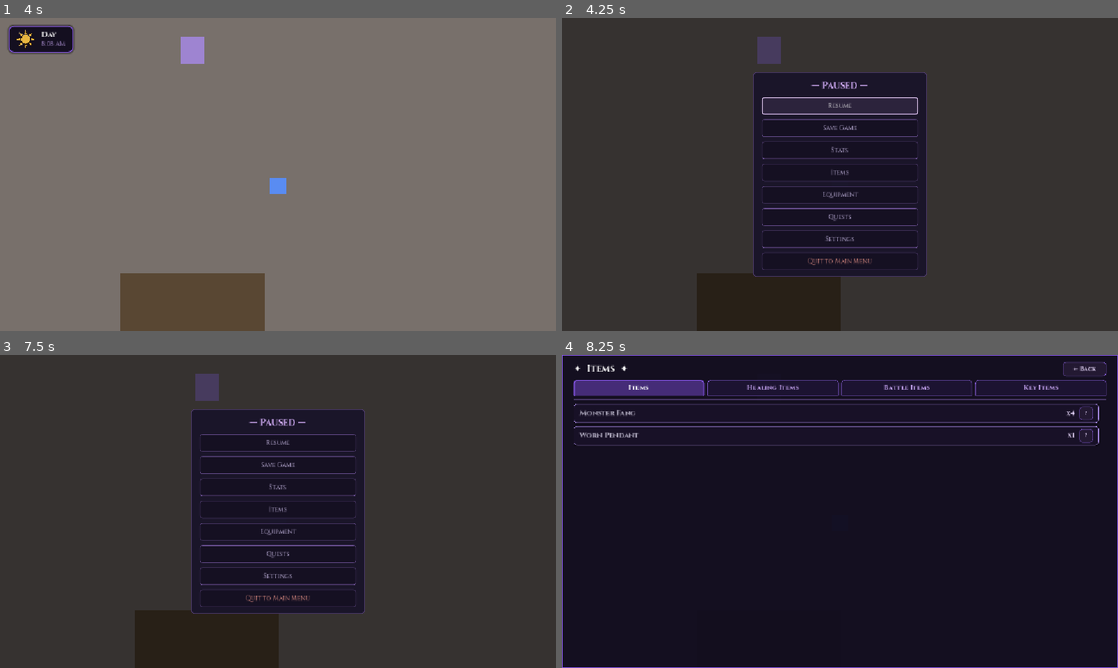
Above: before the commit, frames 1-4 (two rows, left to right).
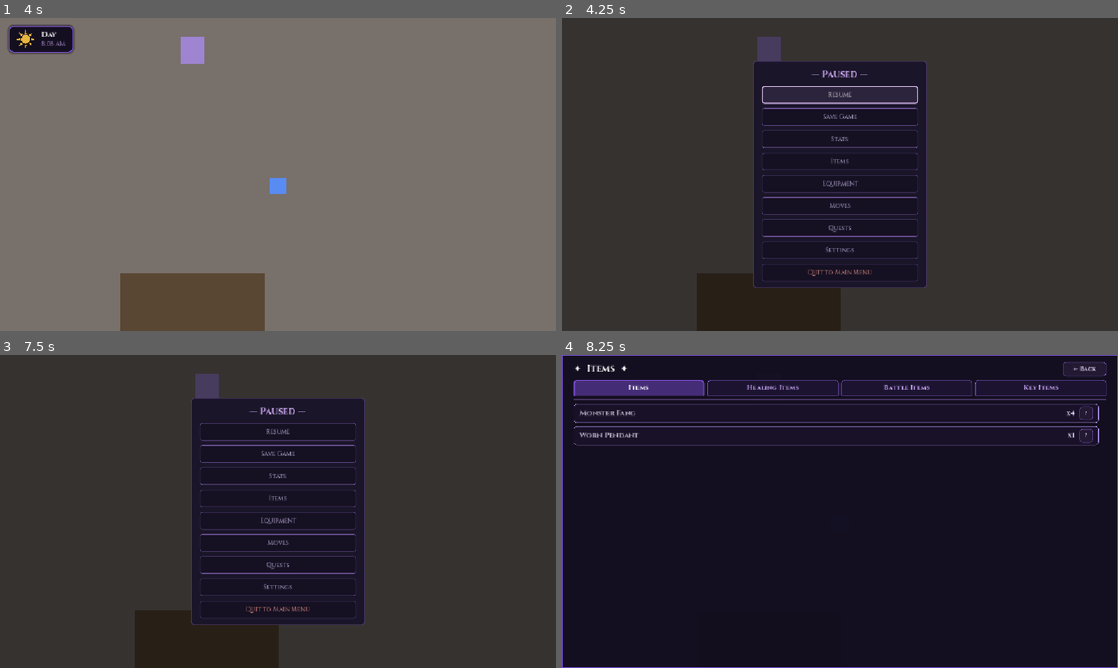
Above: after the commit, the same moments.

Repository: aJAYGamin/fantasy-rpg
Game: Godot game, scene res://scenes/WestTownInterior.tscn
The game is run twice, just before and just after one commit, with the same random seed, the same clock (stepped at 60 frames per second) and the same inputs. This scene is started directly instead of the project's main scene. Sound files missing from this copy of the repository are replaced by a short silence.
Inputs (mouse positions are in pixels of both pictures, inside the frame that each line leads up to):
- Up to frame 1 (4 s): tap Enter (confirm) at 0.5, 2, 3.5 s; move the mouse to (400, 158) at 0.52 s; hold D (move_right) 0.53-1.25 s; hold Enter (confirm) 0.53-1.25 s; click (400, 158) at 0.67 s; tap Space at 0.77, 3.77 s; drag from (166, 190) to (216, 49) at 1.27 s; move the mouse to (333, 105) at 2.02 s; hold D (move_right) 2.03-2.75 s; hold Enter (confirm) 2.03-2.75 s; tap Backspace at 2.1 s; click (333, 105) at 2.17 s; drag from (250, 237) to (111, 127) at 2.77 s; move the mouse to (444, 221) at 3.52 s; hold A (move_left) from 3.53 s (still down); hold Enter (confirm) from 3.53 s (still down); tap E at 3.6 s; click (444, 221) at 3.67 s
- Up to frame 2 (4.25 s): keep holding A (move_left); keep holding Enter (confirm); tap Escape (cancel) at 4.15 s
- Up to frame 3 (7.5 s): release A (move_left) at 4.25 s; release Enter (confirm) at 4.25 s; click "Stats" at 4.25 s; click "Aria" at 5 s; click "Kael" at 5.75 s; click "Lyra" at 6.5 s; click "← Back" at 7.25 s
- Up to frame 4 (8.25 s): click "Items" at 8 s

Frame 1 is identical in both runs. In frame 2, 5.8% of the frame differs, in the area x 34-66%, y 13-87%; in frame 3, 5.2%; in frame 4, nothing differs.

Commit message:
Loadout screen, campfire scene, and the two ways to change moves
The visible half of the moveset feature.

- LoadoutScreen: four attack and four special slots beside the character's
  learned pool. Interaction is select-then-act (pick a slot, then a move, or a
  second slot to reorder) rather than drag-and-drop, so mouse, keyboard and
  controller all work the same way. The pool list filters to the selected
  slot's category, so it never offers a move that would be refused. Permissions
  come entirely from LoadoutEditor, so one screen serves all three surfaces.
- RestScreen: fades in over the overworld, offers Rest or Learn/Forget Moves,
  and for a rest asks which phase of day to sleep until, then reports the heal
  before fading back. Uses assets/props/static/campfire.png as a stand-in
  backdrop until real art arrives (one constant to swap).
- Campfire: reads "✦ Rest" when usable and "Cannot rest now" on cooldown, so
  the rule is learned from the world. Interacting while on cooldown does
  nothing rather than opening a dialogue to refuse — the prompt already said so.
- MoveTrainer: greets, then opens the screen unlimited, matching Shopkeeper's
  greet-then-open pattern.
- Pause menu gains a Moves page: look and reorder freely, but changing WHICH
  moves are carried stays reserved for a camp or trainer.
- NPC.prompt_text is now overridable via current_prompt(), refreshed each time
  the tags show so state-dependent prompts are correct on approach.

Two bugs caught and fixed before they shipped: _build() reset the selection,
which would have wiped the slot the instant it was clicked and broken the whole
flow; and LoadoutScreen unpaused the tree unconditionally on exit, which would
have resumed play underneath the still-open pause menu. It now only unpauses if
it was the one that paused.

Verified by driving the real screens: selection persists, a swap charges
exactly one, reordering charges nothing, pause mode is rearrange-only, and
resting advances the clock and heals.

Tests: 2203 passing.

Co-Authored-By: Claude Opus 5 <noreply@anthropic.com>

Diff:
--- a/new-game-project/scripts/PauseMenu.gd
+++ b/new-game-project/scripts/PauseMenu.gd
@@ -138,6 +138,22 @@
 	screen.setup(GameManager.party)
 	call_deferred("_focus_sub_view")
 
+# Moves is a look-and-reorder page: the player can see every move they know and
+# reorder the slots freely, but changing WHICH moves are carried is deliberately
+# reserved for a camp or a town trainer.
+func _open_moves() -> void:
+	if GameManager.party.is_empty():
+		show_toast("No party yet.", true)
+		return
+	if _main_content and is_instance_valid(_main_content):
+		_main_content.hide()
+	var screen := LoadoutScreen.new()
+	_sub_view = screen
+	screen.back_requested.connect(_dismiss_sub_view)
+	add_child(screen)
+	screen.setup(LoadoutEditor.Mode.PAUSE)
+	call_deferred("_focus_sub_view")
+
 # Opens the Quests screen as a sub-view (replace-don't-stack). No party guard —
 # quests are global state.
 func _open_quests() -> void:
@@ -205,6 +221,7 @@
 	v.add_child(_menu_button("Stats", _open_stats))
 	v.add_child(_menu_button("Items", _open_items))
 	v.add_child(_menu_button("Equipment", _open_equipment))
+	v.add_child(_menu_button("Moves", _open_moves))
 	v.add_child(_menu_button("Quests", _open_quests))
 	v.add_child(_menu_button("Settings", _open_settings))
 	v.add_child(_menu_button("Quit to Main Menu", _on_quit, true))
--- /dev/null
+++ b/new-game-project/scripts/overworld/Campfire.gd
@@ -0,0 +1,36 @@
+class_name Campfire
+extends NPC
+
+## A small rest area. Reads "✦ Rest" when usable and "Cannot rest now" while on
+## cooldown, so the player learns the rule from the world rather than from a
+## menu. Interacting opens the campfire scene (RestScreen).
+##
+## Availability is global, not per-campfire: one rest, then five battles before
+## the next. That means the prompt is honest wherever the player is standing.
+
+func _ready() -> void:
+	npc_name = ""                 # a campfire has no name tag, only a prompt
+	prompt_text = "✦ Rest"
+	super._ready()
+
+func current_prompt() -> String:
+	if GameManager.can_rest():
+		return prompt_text
+	return GameManager.rest_unavailable_text()
+
+func interact() -> void:
+	if not GameManager.can_rest():
+		# Nothing opens; the floating prompt already says why, and a dialogue box
+		# for a refusal would be more friction than information.
+		return
+	var layer := CanvasLayer.new()
+	layer.layer = 80
+	var screen := RestScreen.new()
+	layer.add_child(screen)
+	get_tree().current_scene.add_child(layer)
+	screen.setup()
+	screen.finished.connect(func():
+		if is_instance_valid(layer):
+			layer.queue_free()
+		# The prompt flips to "Cannot rest now" the moment the rest is spent.
+		_update_tags())
--- /dev/null
+++ b/new-game-project/scripts/overworld/MoveTrainer.gd
@@ -0,0 +1,43 @@
+class_name MoveTrainer
+extends NPC
+
+## A town/city NPC who rearranges a character's moves as often as the player
+## likes — the unrestricted counterpart to a campfire.
+##
+## Greets first, then opens the loadout screen when the dialogue closes, the
+## same pattern Shopkeeper uses so talking to anyone feels consistent.
+
+var _opening: bool = false
+
+func _ready() -> void:
+	prompt_text = "✦ Talk"
+	super._ready()
+	DialogueManager.dialogue_ended.connect(_on_dialogue_ended)
+
+func interact() -> void:
+	_opening = true
+	var greeting: Array[String] = []
+	for line in lines:
+		greeting.append(line)
+	if greeting.is_empty():
+		greeting.append("Your techniques are yours to arrange. Tell me what you'd carry.")
+	DialogueManager.play_lines(npc_name, greeting)
+
+func _on_dialogue_ended() -> void:
+	# Only the trainer the player actually spoke to has _opening set, so other
+	# trainers in the scene ignore this shared signal.
+	if not _opening:
+		return
+	_opening = false
+	_open_loadout()
+
+func _open_loadout() -> void:
+	var layer := CanvasLayer.new()
+	layer.layer = 80
+	var screen := LoadoutScreen.new()
+	layer.add_child(screen)
+	get_tree().current_scene.add_child(layer)
+	screen.setup(LoadoutEditor.Mode.TRAINER)
+	screen.closed.connect(func():
+		if is_instance_valid(layer):
+			layer.queue_free())
--- a/new-game-project/scripts/overworld/NPC.gd
+++ b/new-game-project/scripts/overworld/NPC.gd
@@ -15,6 +15,10 @@
 @export var dialogue_nodes: Array = []
 @export var body_size: Vector2 = Vector2(48, 56)
 @export var interact_radius: float = 76.0
+## Floating prompt shown in range. Overridable per instance, and a subclass can
+## override current_prompt() to make it reflect state (a campfire on cooldown
+## reads differently from one ready to use).
+@export var prompt_text: String = "✦ Talk"
 @export var body_color: Color = Color(0.62, 0.52, 0.82)
 
 # Waypoint marker colours (match the Quests menu): pastel yellow = story quest,
@@ -53,7 +57,7 @@
 	_name_lbl.visible = false
 	add_child(_name_lbl)
 
-	_prompt = _world_label("✦ Talk", 13, BattleUITheme.TEXT_ACCENT)
+	_prompt = _world_label(current_prompt(), 13, BattleUITheme.TEXT_ACCENT)
 	_prompt.position = Vector2(-90, -body_size.y * 0.5 - 46)
 	_prompt.visible = false
 	add_child(_prompt)
@@ -100,11 +104,18 @@
 # Name + prompt are visible together only when the player is close and no dialogue
 # is running. Accepts an optional arg so it can connect to both dialogue signals
 # (dialogue_started passes an id; dialogue_ended passes nothing).
+## What the floating prompt reads. Subclasses override this to reflect state.
+func current_prompt() -> String:
+	return prompt_text
+
 func _update_tags(_unused = null) -> void:
 	var show_tags: bool = _player_in_range and not DialogueManager.is_active()
 	if _name_lbl:
 		_name_lbl.visible = show_tags
 	if _prompt:
+		# Refreshed every time rather than once at build, so a state-dependent
+		# prompt is correct the moment the player walks up.
+		_prompt.text = current_prompt()
 		_prompt.visible = show_tags
 
 # Shows + colours the floating waypoint marker for whichever active quest (if any)
--- /dev/null
+++ b/new-game-project/scripts/ui/LoadoutScreen.gd
@@ -0,0 +1,306 @@
+class_name LoadoutScreen
+extends Control
+
+## The moveset screen: four attack and four special slots on the left, the rest
+## of the character's learned pool on the right.
+##
+## One screen serves three surfaces with different permissions (pause page,
+## campfire, town trainer) — all of which live in LoadoutEditor, so this file
+## only decides how things look and what is clickable.
+##
+## Interaction is select-then-act: click a slot to select it, then click a pool
+## move to put it there, or another slot to reorder. That works identically for
+## mouse, keyboard and controller, where drag-and-drop would not.
+
+signal closed
+## The pause menu drives its sub-views off this name; the campfire and trainer
+## use `closed`. Both fire, so either host can listen.
+signal back_requested
+
+const SLOT_H := 34
+
+var _editor: LoadoutEditor = null
+var _hero_index: int = 0
+var _selected_slot: int = -1
+var _selected_is_special: bool = false
+var _status: Label = null
+var _budget: Label = null
+## True only when THIS screen paused the tree. Opened from the pause menu the
+## game is already paused, and unpausing on exit would resume play underneath a
+## still-open menu.
+var _paused_by_me: bool = false
+
+func setup(mode: LoadoutEditor.Mode) -> void:
+	_editor = LoadoutEditor.new(mode)
+	process_mode = Node.PROCESS_MODE_ALWAYS
+	set_anchors_preset(Control.PRESET_FULL_RECT)
+	if not get_tree().paused:
+		get_tree().paused = true
+		_paused_by_me = true
+	_build()
+	GameManager.register_focus_scope(self)
+
+func _exit_tree() -> void:
+	GameManager.unregister_focus_scope(self)
+	if _paused_by_me and get_tree() != null:
+		get_tree().paused = false
+
+func _input(event: InputEvent) -> void:
+	if not visible:
+		return
+	if event.is_action_pressed("ui_cancel"):
+		_close()
+		get_viewport().set_input_as_handled()
+
+func _hero() -> Character:
+	var party := GameManager.party
+	if party.is_empty():
+		return null
+	return party[clampi(_hero_index, 0, party.size() - 1)]
+
+func _close() -> void:
+	closed.emit()
+	back_requested.emit()
+	queue_free()
+
+# --- build --------------------------------------------------------------------
+
+func _build() -> void:
+	for c in get_children():
+		remove_child(c)
+		c.queue_free()
+	# NOTE: the selection deliberately survives a rebuild. Clearing it here would
+	# wipe the slot the moment it was picked, since picking one triggers a
+	# rebuild to redraw the highlight and re-filter the pool list.
+
+	var screen := get_viewport_rect().size
+	var dim := ColorRect.new()
+	dim.color = Color(0, 0, 0, 0.62)
+	dim.set_anchors_preset(Control.PRESET_FULL_RECT)
+	dim.custom_minimum_size = screen
+	dim.mouse_filter = Control.MOUSE_FILTER_STOP
+	add_child(dim)
+
+	var center := CenterContainer.new()
+	center.set_anchors_preset(Control.PRESET_FULL_RECT)
+	center.custom_minimum_size = screen
+	add_child(center)
+
+	var panel := BattleUITheme.make_panel()
+	panel.custom_minimum_size = Vector2(760, 0)
+	center.add_child(panel)
+
+	var outer := VBoxContainer.new()
+	outer.add_theme_constant_override("separation", 10)
+	panel.add_child(outer)
+
+	outer.add_child(_label("✦  Moves  ✦", BattleUITheme.font_bold(), 22,
+		BattleUITheme.TEXT_ACCENT, HORIZONTAL_ALIGNMENT_CENTER))
+	outer.add_child(_hero_tabs())
+	outer.add_child(_divider())
+
+	var cols := HBoxContainer.new()
+	cols.add_theme_constant_override("separation", 16)
+	outer.add_child(cols)
+	cols.add_child(_slot_column())
+	cols.add_child(_pool_column())
+
+	outer.add_child(_divider())
+	_status = _label(_hint_text(), BattleUITheme.font_regular(), 11,
+		Color(0.62, 0.56, 0.72), HORIZONTAL_ALIGNMENT_CENTER)
+	_status.autowrap_mode = TextServer.AUTOWRAP_WORD_SMART
+	outer.add_child(_status)
+
+	var back := BattleUITheme.make_button("← Back", 13)
+	back.custom_minimum_size = Vector2(0, 36)
+	back.pressed.connect(_close)
+	outer.add_child(back)
+
+func _hero_tabs() -> HBoxContainer:
+	var row := HBoxContainer.new()
+	row.alignment = BoxContainer.ALIGNMENT_CENTER
+	row.add_theme_constant_override("separation", 8)
+	for i in GameManager.party.size():
+		var c: Character = GameManager.party[i]
+		var b := BattleUITheme.make_button(c.character_name, 13)
+		b.custom_minimum_size = Vector2(130, 32)
+		if i == _hero_index:
+			b.add_theme_color_override("font_color", HeroPalette.accent_for(c.character_name))
+		b.pressed.connect(func():
+			_hero_index = i
+			_build())
+		row.add_child(b)
+	return row
+
+func _slot_column() -> VBoxContainer:
+	var col := VBoxContainer.new()
+	col.add_theme_constant_override("separation", 6)
+	col.custom_minimum_size = Vector2(340, 0)
+
+	_budget = _label(_budget_text(), BattleUITheme.font_bold(), 12,
+		BattleUITheme.TEXT_ACCENT, HORIZONTAL_ALIGNMENT_CENTER)
+	col.add_child(_budget)
+
+	col.add_child(_label("Attacks", BattleUITheme.font_bold(), 14,
+		BattleUITheme.TEXT_SUBTITLE, HORIZONTAL_ALIGNMENT_CENTER))
+	for slot in Character.EQUIP_SLOTS:
+		col.add_child(_slot_row(false, slot))
+
+	col.add_child(_label("Specials", BattleUITheme.font_bold(), 14,
+		BattleUITheme.TEXT_SUBTITLE, HORIZONTAL_ALIGNMENT_CENTER))
+	for slot in Character.EQUIP_SLOTS:
+		col.add_child(_slot_row(true, slot))
+	return col
+
+func _slot_row(is_special: bool, slot: int) -> HBoxContainer:
+	var hero := _hero()
+	var row := HBoxContainer.new()
+	row.add_theme_constant_override("separation", 4)
+
+	var s: Skill = hero.equipped_skill(is_special, slot) if hero != null else null
+	var selected := (_selected_slot == slot and _selected_is_special == is_special)
+	var text := s.skill_name if s != null else "— empty —"
+	var btn := BattleUITheme.make_button(("▸ " if selected else "") + text, 12)
+	btn.custom_minimum_size = Vector2(0, SLOT_H)
+	btn.size_flags_horizontal = Control.SIZE_EXPAND_FILL
+	if s == null:
+		btn.add_theme_color_override("font_color", Color(0.55, 0.50, 0.62))
+	elif selected:
+		btn.add_theme_color_override("font_color", BattleUITheme.TEXT_ACCENT)
+	btn.pressed.connect(func(): _on_slot_pressed(is_special, slot))
+	row.add_child(btn)
+
+	# Clearing is free wherever it's allowed; hidden entirely on the pause page
+	# rather than shown disabled, since nothing there can change the loadout.
+	if _editor.can_clear():
+		var x := BattleUITheme.make_button("✕", 12)
+		x.custom_minimum_size = Vector2(30, SLOT_H)
+		x.disabled = s == null
+		x.pressed.connect(func(): _on_clear(is_special, slot))
+		row.add_child(x)
+	return row
+
+func _pool_column() -> VBoxContainer:
+	var col := VBoxContainer.new()
+	col.add_theme_constant_override("separation", 6)
+	col.custom_minimum_size = Vector2(340, 0)
+	col.add_child(_label("Known Moves", BattleUITheme.font_bold(), 14,
+		BattleUITheme.TEXT_SUBTITLE, HORIZONTAL_ALIGNMENT_CENTER))
+
+	var scroll := ScrollContainer.new()
+	scroll.horizontal_scroll_mode = ScrollContainer.SCROLL_MODE_DISABLED
+	scroll.custom_minimum_size = Vector2(0, 300)
+	col.add_child(scroll)
+	var list := VBoxContainer.new()
+	list.add_theme_constant_override("separation", 4)
+	list.size_flags_horizontal = Control.SIZE_EXPAND_FILL
+	scroll.add_child(list)
+
+	var hero := _hero()
+	if hero == null:
+		return col
+	# Only moves matching the selected slot's category can go in it, so the list
+	# follows the selection instead of offering choices that would be refused.
+	var want_special := _selected_is_special if _selected_slot >= 0 else false
+	for idx in hero.learned_pool_indices(want_special):
+		list.add_child(_pool_row(idx))
+	if list.get_child_count() == 0:
+		list.add_child(_label("Nothing learned yet.", BattleUITheme.font_regular(), 11,
+			Color(0.55, 0.50, 0.62), HORIZONTAL_ALIGNMENT_CENTER))
+	return col
+
+func _pool_row(pool_index: int) -> HBoxContainer:
+	var hero := _hero()
+	var s: Skill = hero.skills[pool_index]
+	var row := HBoxContainer.new()
+	row.add_theme_constant_override("separation", 4)
+
+	var equipped := hero.is_equipped(pool_index)
+	var label := s.skill_name
+	if s.mp_cost > 0:
+		label += "   MP %d" % s.mp_cost
+	var btn := BattleUITheme.make_button(label, 12)
+	btn.custom_minimum_size = Vector2(0, SLOT_H)
+	btn.size_flags_horizontal = Control.SIZE_EXPAND_FILL
+	if equipped:
+		# Already carried — dimmed so the player can see it's in the loadout
+		# without hunting for it in the slot list.
+		btn.add_theme_color_override("font_color", Color(0.55, 0.62, 0.55))
+	btn.disabled = not _editor.can_equip() or _selected_slot < 0
+	btn.pressed.connect(func(): _on_pool_pressed(pool_index))
+	row.add_child(btn)
+	return row
+
+# --- actions ------------------------------------------------------------------
+
+func _on_slot_pressed(is_special: bool, slot: int) -> void:
+	# Second click on a different slot of the same category reorders; clicking
+	# the selected slot again deselects.
+	if _selected_slot == slot and _selected_is_special == is_special:
+		_selected_slot = -1
+		_build()
+		return
+	if _selected_slot >= 0 and _selected_is_special == is_special:
+		if _editor.rearrange(_hero(), is_special, _selected_slot, slot):
+			_selected_slot = -1
+			_build()
+			return
+	_selected_slot = slot
+	_selected_is_special = is_special
+	_build()
+
+func _on_clear(is_special: bool, slot: int) -> void:
+	if _editor.clear(_hero(), is_special, slot):
+		_selected_slot = -1
+		_build()
+
+func _on_pool_pressed(pool_index: int) -> void:
+	if _selected_slot < 0:
+		return
+	if _editor.equip(_hero(), _selected_is_special, _selected_slot, pool_index):
+		_selected_slot = -1
+		_build()
+	else:
+		_flash(_editor.equip_blocked_reason())
+
+func _flash(msg: String) -> void:
+	if is_instance_valid(_status) and msg != "":
+		_status.text = msg
+		_status.add_theme_color_override("font_color", Color(1.0, 0.62, 0.28))
+
+# --- text ---------------------------------------------------------------------
+
+func _budget_text() -> String:
+	var left := _editor.swaps_remaining()
+	if left < 0:
+		return ""
+	return "Swaps left: %d" % left
+
+func _hint_text() -> String:
+	if not _editor.can_equip() and _editor.swaps_remaining() == 0:
+		return "Out of swaps — you can still rearrange and clear slots."
+	if _editor.can_equip():
+		return "Pick a slot, then a move to place there. Pick two slots to reorder."
+	return "Pick two slots to reorder them."
+
+# --- primitives ---------------------------------------------------------------
+
+func _label(text: String, font: Font, size: int, color: Color,
+		h_align: int = HORIZONTAL_ALIGNMENT_LEFT) -> Label:
+	var l := Label.new()
+	l.text = text
+	l.horizontal_alignment = h_align
+	if font: l.add_theme_font_override("font", font)
+	l.add_theme_font_size_override("font_size", size)
+	l.add_theme_color_override("font_color", color)
+	return l
+
+func _divider() -> Control:
+	var wrap := MarginContainer.new()
+	wrap.add_theme_constant_override("margin_top", 2)
+	wrap.add_theme_constant_override("margin_bottom", 2)
+	var line := ColorRect.new()
+	line.color = Color(0.45, 0.35, 0.65, 0.5)
+	line.custom_minimum_size = Vector2(0, 1)
+	wrap.add_child(line)
+	return wrap
--- /dev/null
+++ b/new-game-project/scripts/ui/RestScreen.gd
@@ -0,0 +1,205 @@
+class_name RestScreen
+extends Control
+
+## The campfire scene. Fades in over the overworld, offers Rest or Learn/Forget
+## Moves, and for a rest asks which part of the day to sleep until.
+##
+## The backdrop currently borrows assets/props/static/campfire.png as a stand-in
+## until dedicated art exists — swap BACKDROP_PATH and drop the glow when it
+## arrives.
+
+signal finished   ## emitted once the player is done and the overworld resumes
+
+const BACKDROP_PATH := "res://assets/props/static/campfire.png"
+const FADE_TIME := 0.45
+
+var _root: VBoxContainer = null
+var _dim: ColorRect = null
+
+func setup() -> void:
+	process_mode = Node.PROCESS_MODE_ALWAYS
+	set_anchors_preset(Control.PRESET_FULL_RECT)
+	get_tree().paused = true
+	_build_backdrop()
+	_show_main_menu()
+	GameManager.register_focus_scope(self)
+	# Fade in rather than cutting: the campfire is a change of place, and a hard
+	# cut from the overworld reads as a glitch.
+	modulate.a = 0.0
+	var t := create_tween()
+	t.set_pause_mode(Tween.TWEEN_PAUSE_PROCESS)
+	t.tween_property(self, "modulate:a", 1.0, FADE_TIME)
+
+func _exit_tree() -> void:
+	GameManager.unregister_focus_scope(self)
+	if get_tree() != null:
+		get_tree().paused = false
+
+func _input(event: InputEvent) -> void:
+	if visible and event.is_action_pressed("ui_cancel"):
+		_leave()
+		get_viewport().set_input_as_handled()
+
+# --- scene ---------------------------------------------------------------------
+
+func _build_backdrop() -> void:
+	var screen := get_viewport_rect().size
+
+	_dim = ColorRect.new()
+	_dim.color = Color(0.05, 0.04, 0.08, 1.0)
+	_dim.set_anchors_preset(Control.PRESET_FULL_RECT)
+	_dim.custom_minimum_size = screen
+	_dim.mouse_filter = Control.MOUSE_FILTER_STOP
+	add_child(_dim)
+
+	# Warm firelight pooling out of the centre.
+	var glow := TextureRect.new()
+	glow.texture = PropShadow.texture()
+	glow.modulate = Color(1.0, 0.62, 0.26, 0.30)
+	glow.expand_mode = TextureRect.EXPAND_IGNORE_SIZE
+	glow.stretch_mode = TextureRect.STRETCH_SCALE
+	glow.size = Vector2(screen.x * 1.1, screen.x * 1.1)
+	glow.position = (screen - glow.size) * 0.5
+	glow.mouse_filter = Control.MOUSE_FILTER_IGNORE
+	add_child(glow)
+
+	if ResourceLoader.exists(BACKDROP_PATH):
+		var fire := TextureRect.new()
+		fire.texture = load(BACKDROP_PATH)
+		fire.expand_mode = TextureRect.EXPAND_IGNORE_SIZE
+		fire.stretch_mode = TextureRect.STRETCH_KEEP_ASPECT_CENTERED
+		var h: float = clampf(screen.y * 0.42, 180.0, 420.0)
+		fire.size = Vector2(h, h)
+		fire.position = Vector2((screen.x - h) * 0.5, screen.y * 0.30)
+		fire.mouse_filter = Control.MOUSE_FILTER_IGNORE
+		add_child(fire)
+
+	var center := CenterContainer.new()
+	center.set_anchors_preset(Control.PRESET_FULL_RECT)
+	center.custom_minimum_size = screen
+	add_child(center)
+
+	var panel := BattleUITheme.make_panel()
+	panel.custom_minimum_size = Vector2(420, 0)
+	center.add_child(panel)
+
+	_root = VBoxContainer.new()
+	_root.add_theme_constant_override("separation", 10)
+	panel.add_child(_root)
+
+func _clear_root() -> void:
+	for c in _root.get_children():
+		_root.remove_child(c)
+		c.queue_free()
+
+# --- menus ---------------------------------------------------------------------
+
+func _show_main_menu() -> void:
+	_clear_root()
+	_root.add_child(_title("✦  Camp  ✦"))
+	_root.add_child(_note("The fire burns low and steady."))
+	_root.add_child(_gap())
+
+	var rest := BattleUITheme.make_button("Rest", 14)
+	rest.custom_minimum_size = Vector2(0, 40)
+	rest.pressed.connect(_show_phase_menu)
+	_root.add_child(rest)
+
+	var moves := BattleUITheme.make_button("Learn / Forget Moves", 14)
+	moves.custom_minimum_size = Vector2(0, 40)
+	moves.pressed.connect(_open_moves)
+	_root.add_child(moves)
+
+	var swaps := GameManager.rest_swaps_remaining
+	_root.add_child(_note("Swaps available: %d" % swaps))
+
+	var leave := BattleUITheme.make_button("← Leave", 13)
+	leave.custom_minimum_size = Vector2(0, 34)
+	leave.pressed.connect(_leave)
+	_root.add_child(leave)
+
+func _show_phase_menu() -> void:
+	_clear_root()
+	_root.add_child(_title("Rest until…"))
+	_root.add_child(_note("Time passes until the hour you choose."))
+	_root.add_child(_gap())
+
+	for p in [TimeOfDay.Phase.DAWN, TimeOfDay.Phase.DAY, TimeOfDay.Phase.DUSK, TimeOfDay.Phase.NIGHT]:
+		var t := TimeOfDay.new()
+		t.set_minutes(TimeOfDay.phase_start_minutes(p))
+		var b := BattleUITheme.make_button("%s  ·  %s" % [t.phase_name(), t.clock_text()], 13)
+		b.custom_minimum_size = Vector2(0, 36)
+		b.pressed.connect(func(): _do_rest(p))
+		_root.add_child(b)
+
+	var back := BattleUITheme.make_button("← Back", 13)
+	back.custom_minimum_size = Vector2(0, 32)
+	back.pressed.connect(_show_main_menu)
+	_root.add_child(back)
+
+func _do_rest(phase: int) -> void:
+	var result := GameManager.rest_at_camp(phase)
+	_clear_root()
+	_root.add_child(_title("✦  Rested  ✦"))
+
+	var t := TimeOfDay.new()
+	t.set_minutes(GameManager.clock.minutes)
+	_root.add_child(_note("The party wakes at %s, %s." % [t.clock_text(), t.phase_name()]))
+	_root.add_child(_gap())
+
+	var healed: Dictionary = result["healed"]
+	if healed.is_empty():
+		_root.add_child(_note("No one was well enough to benefit."))
+	else:
+		for name in healed:
+			var h: Dictionary = healed[name]
+			_root.add_child(_line("%s  +%d HP  +%d MP" % [name, int(h["hp"]), int(h["mp"])]))
+	_root.add_child(_note("Resonance +%d" % int(GameManager.REST_RESONANCE)))
+	_root.add_child(_gap())
+
+	var go := BattleUITheme.make_button("Continue", 14)
+	go.custom_minimum_size = Vector2(0, 38)
+	go.pressed.connect(_leave)
+	_root.add_child(go)
+
+func _open_moves() -> void:
+	var screen := LoadoutScreen.new()
+	add_child(screen)
+	screen.setup(LoadoutEditor.Mode.CAMPFIRE)
+	# The loadout screen leaves the pause state as it found it, so the campfire
+	# stays paused underneath; just redraw to show the swaps just spent.
+	screen.closed.connect(func(): _show_main_menu())
+
+func _leave() -> void:
+	var t := create_tween()
+	t.set_pause_mode(Tween.TWEEN_PAUSE_PROCESS)
+	t.tween_property(self, "modulate:a", 0.0, FADE_TIME)
+	t.tween_callback(func():
+		finished.emit()
+		queue_free())
+
+# --- primitives ----------------------------------------------------------------
+
+func _title(text: String) -> Label:
+	return _mk(text, BattleUITheme.font_bold(), 20, BattleUITheme.TEXT_ACCENT)
+
+func _note(text: String) -> Label:
+	return _mk(text, BattleUITheme.font_regular(), 11, Color(0.68, 0.62, 0.78))
+
+func _line(text: String) -> Label:
+	return _mk(text, BattleUITheme.font_regular(), 13, BattleUITheme.TEXT_PRIMARY)
+
+func _mk(text: String, font: Font, size: int, color: Color) -> Label:
+	var l := Label.new()
+	l.text = text
+	l.horizontal_alignment = HORIZONTAL_ALIGNMENT_CENTER
+	l.autowrap_mode = TextServer.AUTOWRAP_WORD_SMART
+	if font: l.add_theme_font_override("font", font)
+	l.add_theme_font_size_override("font_size", size)
+	l.add_theme_color_override("font_color", color)
+	return l
+
+func _gap() -> Control:
+	var c := Control.new()
+	c.custom_minimum_size = Vector2(0, 6)
+	return c
Not shown, added: new-game-project/scripts/overworld/Campfire.gd.uid
Not shown, added: new-game-project/scripts/overworld/MoveTrainer.gd.uid
Not shown, added: new-game-project/scripts/ui/LoadoutScreen.gd.uid
Not shown, added: new-game-project/scripts/ui/RestScreen.gd.uid
